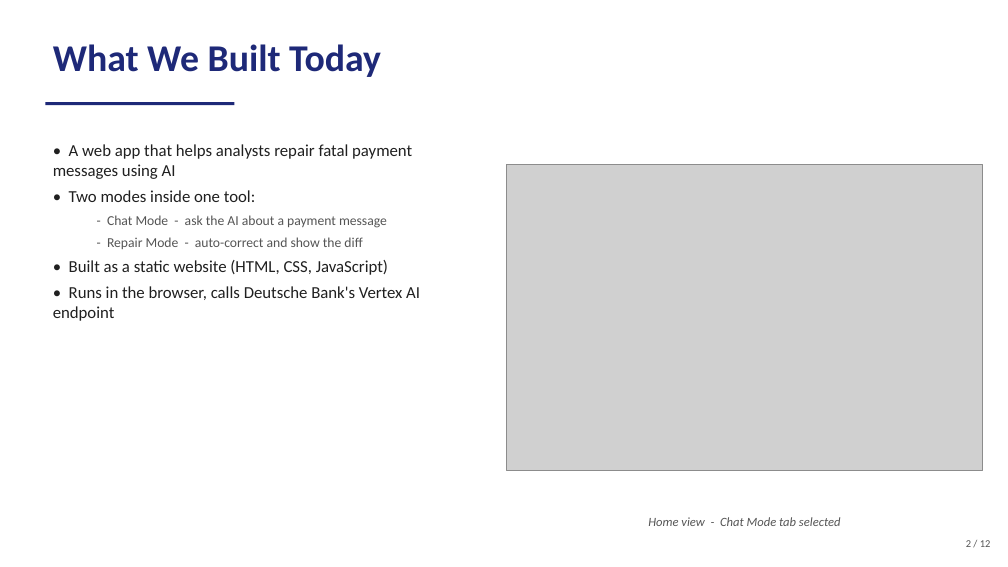
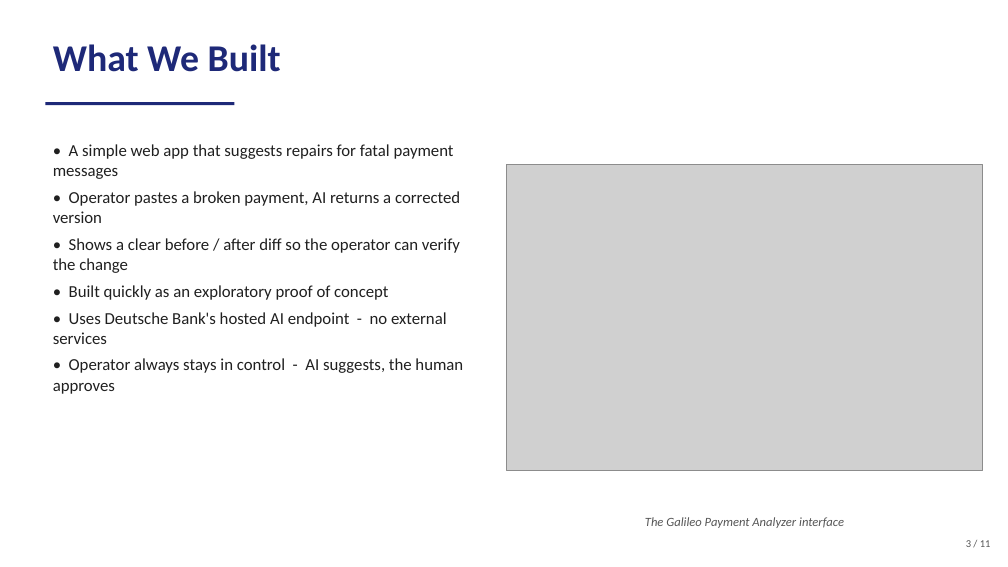
Before and after one commit to AdamJirari/Bank-Game, a slide deck: slide 3 of Galileo_Payment_Analyzer.pptx (slide 2 before the commit). Drawn at 1008x567 pixels with LibreOffice and Linux fonts; fonts in the diff are those of the drawing; grey boxes stand for pictures. Boxes give left, top, right and bottom in pixels: in the first picture for what was removed or moved away, otherwise in the second. Text is boxed around its words. In the diff, an @@ line names an element or a change of style, - is before the commit and + after.

```diff
--- a/Galileo_Payment_Analyzer.pptx
+++ b/Galileo_Payment_Analyzer.pptx
@@ text at (53,44,281,72): text changed @@
-What We Built Today
+What We Built
@@ text at (53,144,463,394): text changed @@
-• A web app that helps analysts repair fatal payment messages using AI
-• Two modes inside one tool:
-  - Chat Mode - ask the AI about a payment message
-  - Repair Mode - auto-correct and show the diff
-• Built as a static website (HTML, CSS, JavaScript)
-• Runs in the browser, calls Deutsche Bank's Vertex AI endpoint
+• A simple web app that suggests repairs for fatal payment messages
+• Operator pastes a broken payment, AI returns a corrected version
+• Shows a clear before / after diff so the operator can verify the change
+• Built quickly as an exploratory proof of concept
+• Uses Deutsche Bank's hosted AI endpoint - no external services
+• Operator always stays in control - AI suggests, the human approves
@@ text at (645,517,844,528): text changed @@
-Home view - Chat Mode tab selected
+The Galileo Payment Analyzer interface
@@ text at (966,540,991,547): text changed @@
-2 / 12
+3 / 11
```
Also in this commit, not shown: 3 other slides changed, 7 slides added, 8 slides removed.
